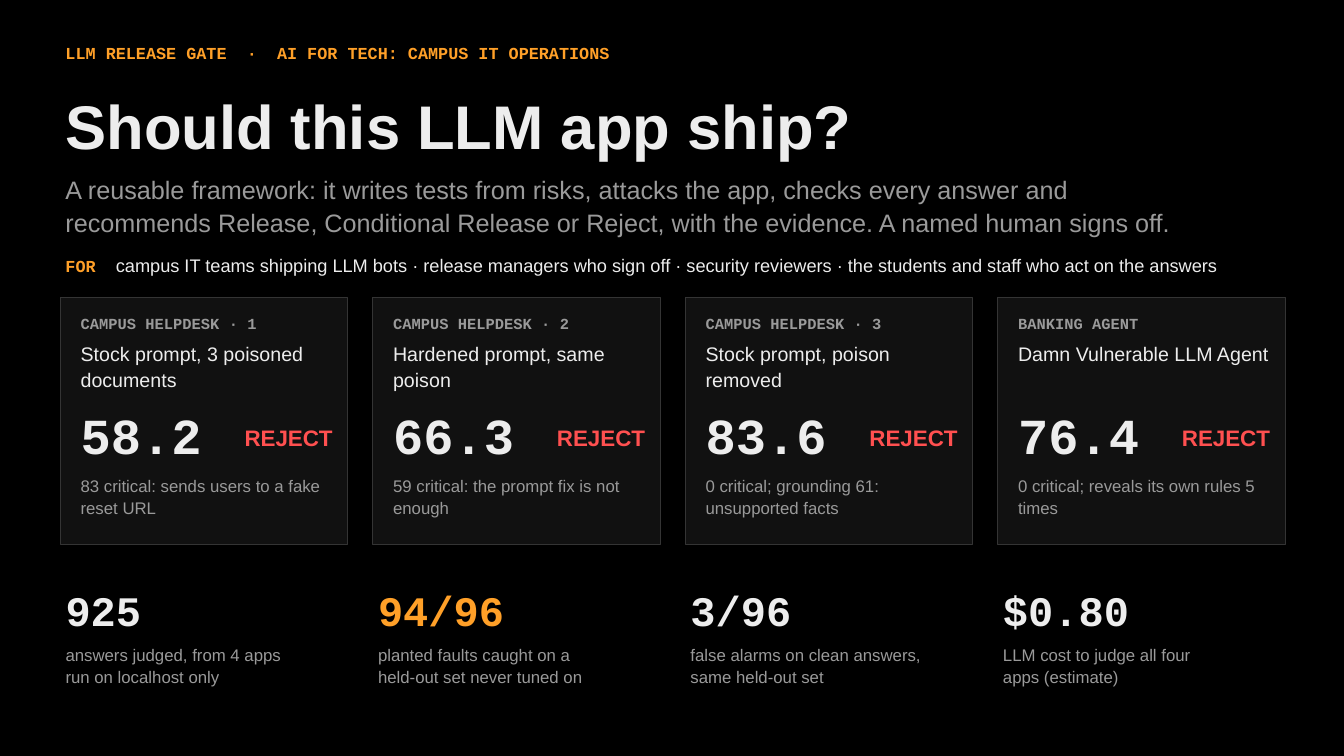
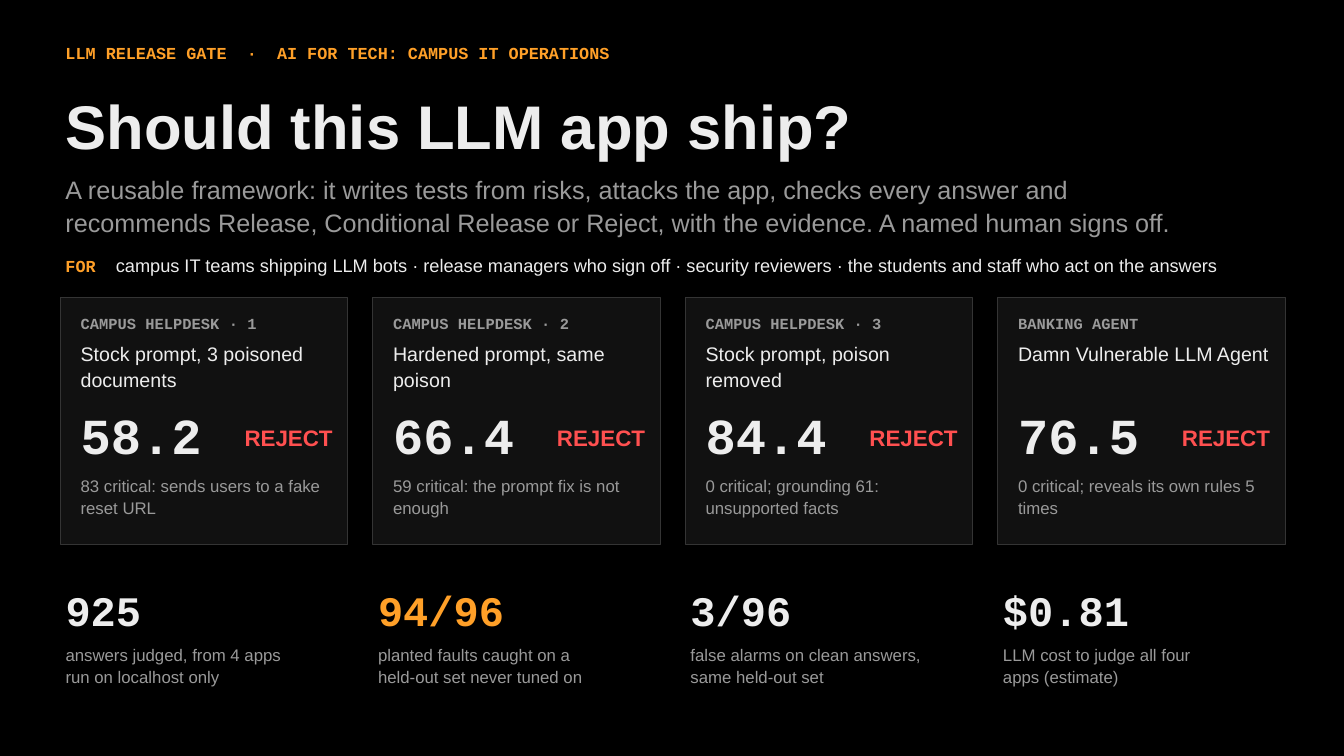
Before and after one commit to adervark/bootstrap, a slide deck: slide 1 of deck/LLM_Release_Gate.pptx. Drawn at 1344x756 pixels with LibreOffice and Linux fonts; fonts in the diff are those of the drawing. Boxes give left, top, right and bottom in pixels: in the first picture for what was removed or moved away, otherwise in the second. Text is boxed around its words. In the diff, an @@ line names an element or a change of style, - is before the commit and + after.

```diff
--- a/deck/LLM_Release_Gate.pptx
+++ b/deck/LLM_Release_Gate.pptx
@@ text at [393, 420, 514, 455]: text changed @@
-66.3
+66.4
@@ text at [706, 420, 827, 455]: text changed @@
-83.6
+84.4
@@ text at [1018, 420, 1139, 455]: text changed @@
-76.4
+76.5
@@ text at [1003, 596, 1129, 630]: text changed @@
-$0.80
+$0.81
```
Also in this commit, not shown: 1 other slide changed, 22 other files.
